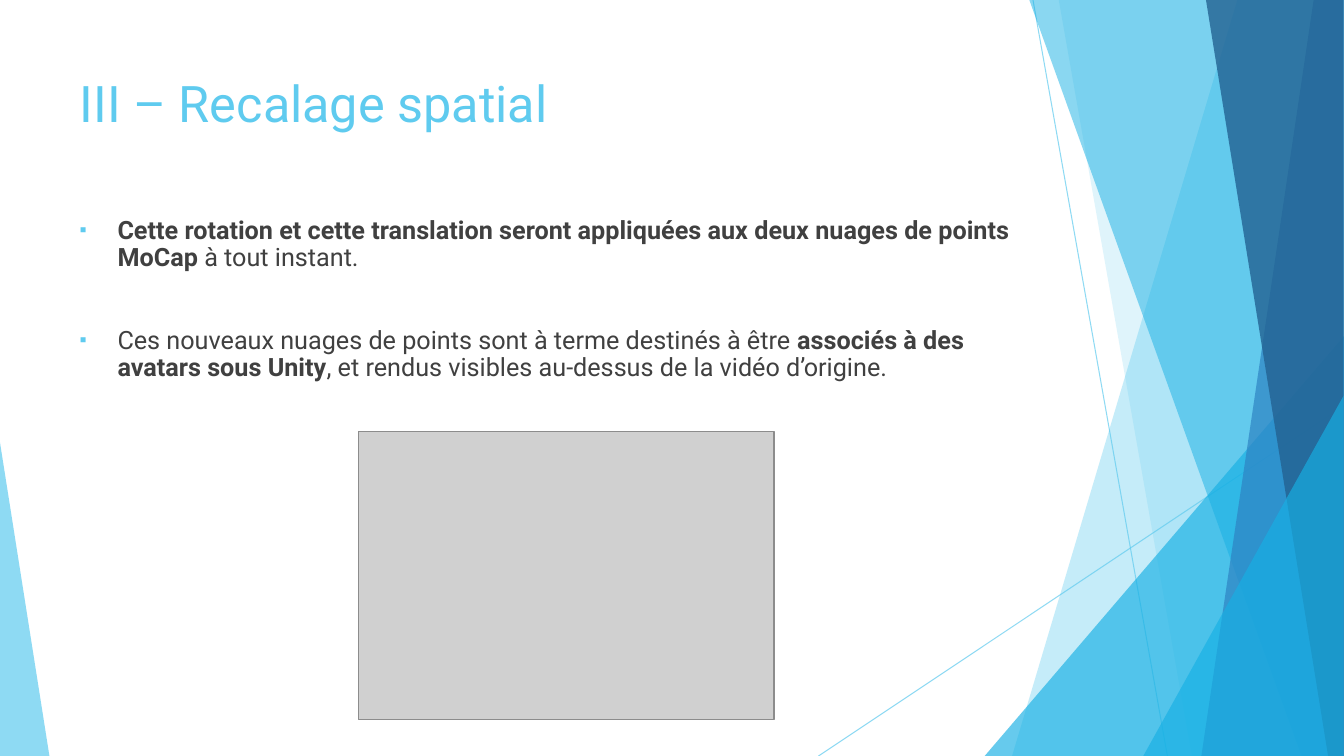
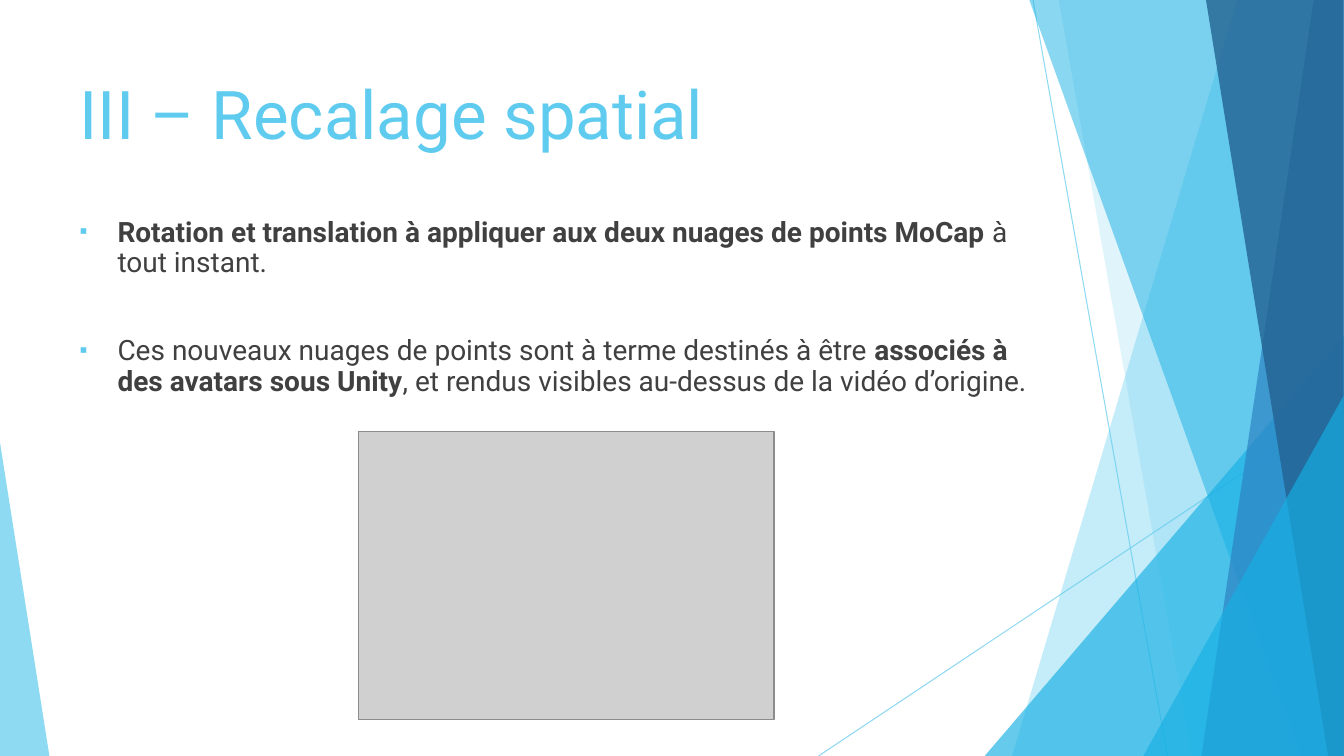
Before and after one commit to marc921/GesteIA, a slide deck: slide 10 of Présentation.pptx. Drawn at 1344x756 pixels with LibreOffice and Linux fonts; fonts in the diff are those of the drawing; grey boxes stand for pictures. Boxes give left, top, right and bottom in pixels: in the first picture for what was removed or moved away, otherwise in the second. Text is boxed around its words. In the diff, an @@ line names an element or a change of style, - is before the commit and + after.

```diff
--- a/Présentation.pptx
+++ b/Présentation.pptx
@@ title "III – Recalage spatial" at (80, 88, 703, 153): size 36 to 48 pt @@
@@ text at (118, 221, 1007, 273): text changed; size 18 to 20 pt @@
-▪ Cette rotation et cette translation seront appliquées aux deux nuages de points MoCap à tout instant.
+▪ Rotation et translation à appliquer aux deux nuages de points MoCap à tout instant.
@@ text at (118, 339, 1026, 397): size 18 to 20 pt in "Ces nouveaux nuages de points sont à ..." @@
```
Also in this commit, not shown: 11 other slides changed.
